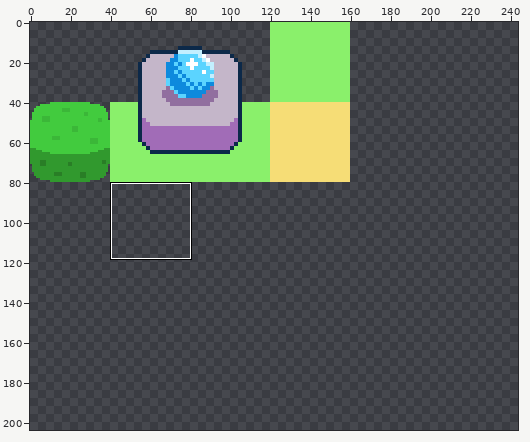
Sprite sheet, stored at DiaTest/export/html5/bin/assets/images/mtSmall.png. Above: a wide view before the commit, with the close-up outlined.
Close-up. As it was:
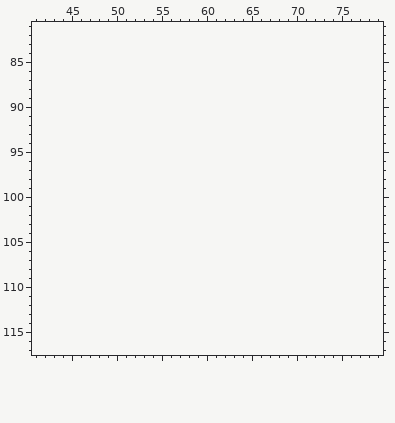
The file is 160x80 pixels. Shown: x 41..79, y 81..117. The old version is drawn lined up with the new one, on the new canvas. The wide view leaves out empty margins. The commit also changed other parts of the picture, which this record leaves out.
The same view after the edit:
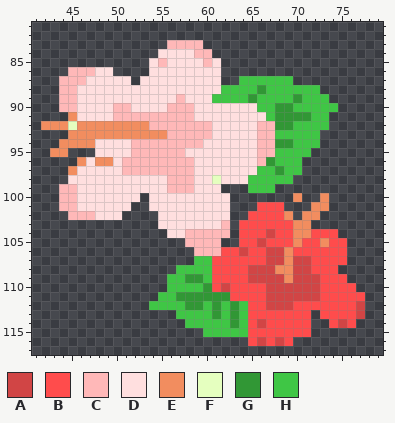
Palette (. is transparent): A #d14545  B #ff4c4c  C #ffb8b8  D #ffdfdf  E #f28d5f  F #e5ffbf  G #319735  H #3fc645
The exact change:
{"change": "canvas 160x80 -> 480x360"}
{"y":83,"x":56,"old":"....","new":"CCCC"}
{"y":84,"x":55,"old":"......","new":"DDDDCC"}
{"y":85,"x":54,"old":"........","new":"DCDDDDCD"}
{"y":86,"x":45,"old":".....","new":"CCCDD"}
{"y":86,"x":54,"old":"........","new":"DDDDDDDD"}
{"y":87,"x":44,"old":"........","new":"CCCDDDDD"}
{"y":87,"x":53,"old":".........","new":"DDDDDDDDD"}
{"y":87,"x":64,"old":"......","new":"HHHHHH"}
{"y":88,"x":44,"old":".............................","new":"CCDDDDDDDDDDDDDDDDHHHHGHHHHHH"}
{"y":89,"x":44,"old":"..............................","new":"CCDDDDDDDDDDDCDDDHHHHGHHHHGHHH"}
{"y":90,"x":44,"old":"...............................","new":"CCDDDDCCDDDDCCCDDDDDDDHHGGHHHHH"}
{"y":91,"x":45,"old":".............................","new":"EDDDDCCCCCCCCCDDDDDDDDHGGGGHH"}
{"y":92,"x":42,"old":"................................","new":"EEEFEEEEEEEECCCCCCCDDDDDCCGGHHHH"}
{"y":93,"x":45,"old":"............................","new":"EEEEEEEEEEECCCCCDDDDDCCHHHHH"}
{"y":94,"x":44,"old":".............................","new":"EEEEDDDDCCCCCCCCDDDDDDCCGGHHH"}
{"y":95,"x":43,"old":"..","new":"EE"}
{"y":95,"x":48,"old":"........................","new":"DDDDCCCCCCDDDDDDDDCCHHHH"}
{"y":96,"x":46,"old":".........................","new":"EDEEDCCCCCCCCDDDDDDDCGHHH"}
{"y":97,"x":45,"old":"..........................","new":"EDDDDDCCCCCCCCDDDDDDDHHGHH"}
{"y":98,"x":45,"old":".........................","new":"DDDDDDDDDDDCCCDDFDDDHHHHH"}
{"y":99,"x":44,"old":"..................","new":"CCDDDDDDDDDDCCCDDD"}
{"y":99,"x":65,"old":"...","new":"HHH"}
{"y":100,"x":44,"old":".........","new":"CCDDDDDDD"}
{"y":100,"x":54,"old":".........","new":"DDDDDDDDD"}
{"y":100,"x":70,"old":".","new":"E"}
{"y":100,"x":73,"old":".","new":"E"}
{"y":101,"x":44,"old":"........","new":"CCDDDDDD"}
{"y":101,"x":54,"old":".........","new":"DDDDDDDDD"}
{"y":101,"x":66,"old":"...","new":"BBB"}
{"y":101,"x":72,"old":"..","new":"EE"}
{"y":102,"x":45,"old":"......","new":"CCCDDD"}
{"y":102,"x":55,"old":"........","new":"DDDDDDDD"}
{"y":102,"x":65,"old":".....","new":"BBBBE"}
{"y":102,"x":71,"old":"..","new":"EE"}
{"y":103,"x":55,"old":"........","new":"DDDDDDDC"}
{"y":103,"x":64,"old":"........","new":"BBBBBBEE"}
{"y":104,"x":56,"old":".......","new":"DDCCCCC"}
{"y":104,"x":64,"old":"...........","new":"BBBABBEEBBB"}
{"y":105,"x":58,"old":"....","new":"CCCC"}
{"y":105,"x":64,"old":"............","new":"BBABBBEBBEBB"}
{"y":106,"x":59,"old":".................","new":"CCCBBABBAAEBBBBBB"}
{"y":107,"x":59,"old":".................","new":"HHBBBBBBAAEAABBBB"}
{"y":108,"x":57,"old":"..................","new":"HHHHBBBBAAAEEAABBB"}
{"y":109,"x":56,"old":"....................","new":"HHGGHBBBBAAAAEAAABBB"}
{"y":110,"x":56,"old":".....................","new":"HHHHGBABBBBAAAAAABBBB"}
{"y":111,"x":55,"old":".......................","new":"HHGGGGGGBBBBAAAAAABBBBB"}
{"y":112,"x":54,"old":"........................","new":"HHHHGGHGHGHBBAAABBBBBBBA"}
{"y":113,"x":57,"old":"...............","new":"HHHHGHGHBBBBBBB"}
{"y":113,"x":73,"old":".....","new":"BBBBA"}
{"y":114,"x":58,"old":"..............","new":"HHHHHGHBABBBBB"}
{"y":114,"x":74,"old":"...","new":"BAB"}
{"y":115,"x":60,"old":"............","new":"HHHHHBBBBBBB"}
{"y":116,"x":65,"old":".....","new":"BABAB"}
{"label":"added","picture_box":[41,40,365,346]}
